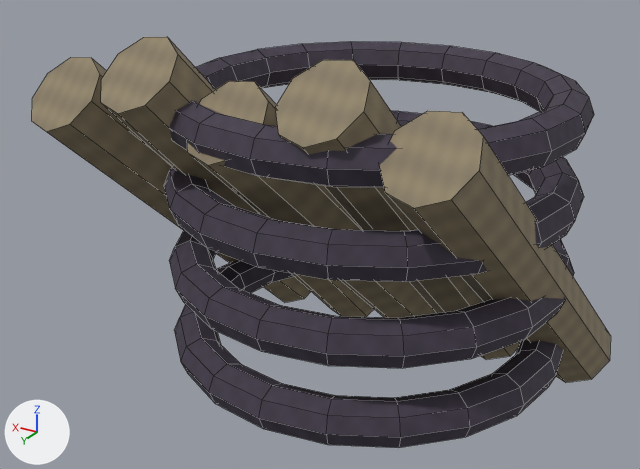
Before and after pictures for a commit that changed the Blender file assets/models/source/underworld-resource-titanbone.blend.
Both versions are drawn from a 50 mm lens placed at (-0.158, 0.305, 0.244), pointed at (0.019, 0.009, 0.096). Arrows for +X, +Y and +Z are at lower left; the lights stay in place. The older version comes first. Mesh edges are drawn as thin lines.

Objects in the first picture: 'bone-0', 'bone-1', 'bone-2', 'bone-3', 'bone-4', 'bone-bind-0', 'bone-bind-1', 'bone-bind-2', 'bone-bind-3'.
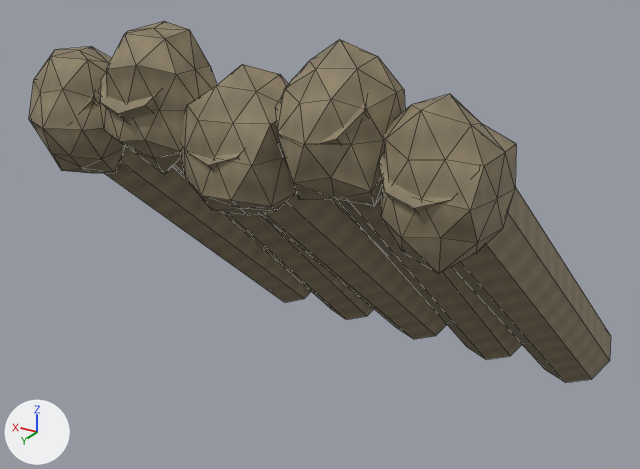
What differs and where, as boxes (x1, y1, x2, y2) in the pictures (640 x 469 px):
'bone-bind-3', deleted
    before: (169, 41, 594, 188)
'bone-bind-0', deleted
    before: (174, 260, 563, 448)
'bone-bind-1', deleted
    before: (169, 230, 574, 368)
'bone-bind-2', deleted
    before: (164, 111, 584, 282)
'worn-joint-0', added (brown)
    after: (381, 94, 516, 273)
'worn-joint-1', added (brown)
    after: (276, 40, 405, 206)
'worn-joint-2', added (brown)
    after: (181, 64, 297, 215)
'worn-joint-3', added (brown)
    after: (99, 21, 217, 174)
'worn-joint-4', added (brown)
    after: (29, 46, 126, 173)

Patch to the scene script:
```diff
--- a/assets/models/source/underworld-resource-titanbone.blend.py
+++ b/assets/models/source/underworld-resource-titanbone.blend.py
@@ me_icosphere_004 @@
+me_icosphere_004.from_pydata(...)  # 42 vertices, 80 faces; spans x -0.0232..0.0232, y -0.0202..0.0202, z -0.0254..0.0254
+me_icosphere_004.materials.append(mat_magenheim_material_item_underworld_resource_titanbone_primary_titanbone)
@@ me_icosphere_003 @@
+me_icosphere_003.from_pydata(...)  # 42 vertices, 80 faces; spans x -0.0245..0.0245, y -0.0181..0.0181, z -0.0277..0.0277
+me_icosphere_003.materials.append(mat_magenheim_material_item_underworld_resource_titanbone_primary_titanbone)
@@ me_icosphere_002 @@
+me_icosphere_002.from_pydata(...)  # 42 vertices, 80 faces; spans x -0.0236..0.0236, y -0.0189..0.0189, z -0.0276..0.0276
+me_icosphere_002.materials.append(mat_magenheim_material_item_underworld_resource_titanbone_primary_titanbone)
@@ me_icosphere_001 @@
+me_icosphere_001.from_pydata(...)  # 42 vertices, 80 faces; spans x -0.0233..0.0233, y -0.0218..0.0218, z -0.0268..0.0268
+me_icosphere_001.materials.append(mat_magenheim_material_item_underworld_resource_titanbone_primary_titanbone)
@@ me_icosphere @@
+me_icosphere.from_pydata(...)  # 42 vertices, 80 faces; spans x -0.023..0.023, y -0.018..0.018, z -0.0268..0.0268
+me_icosphere.materials.append(mat_magenheim_material_item_underworld_resource_titanbone_primary_titanbone)
@@ ob_bone_bind_0 @@
-ob_bone_bind_0 = bpy.data.objects.new('bone-bind-0', me_torus)
-ob_bone_bind_0.location = (0.0, 0.0, 0.055)
@@ ob_bone_bind_1 @@
-ob_bone_bind_1 = bpy.data.objects.new('bone-bind-1', me_torus_001)
-ob_bone_bind_1.location = (0.0, 0.0, 0.088)
@@ ob_bone_bind_2 @@
-ob_bone_bind_2 = bpy.data.objects.new('bone-bind-2', me_torus_002)
-ob_bone_bind_2.location = (0.0, 0.0, 0.121)
@@ ob_bone_bind_3 @@
-ob_bone_bind_3 = bpy.data.objects.new('bone-bind-3', me_torus_003)
-ob_bone_bind_3.location = (0.0, 0.0, 0.154)
@@ ob_worn_joint_4 @@
+ob_worn_joint_4 = bpy.data.objects.new('worn-joint-4', me_icosphere_004)
+ob_worn_joint_4.location = (0.0934, 0.0641, 0.1498)
@@ ob_worn_joint_3 @@
+ob_worn_joint_3 = bpy.data.objects.new('worn-joint-3', me_icosphere_003)
+ob_worn_joint_3.location = (0.0554, 0.0619, 0.1597)
@@ ob_worn_joint_2 @@
+ob_worn_joint_2 = bpy.data.objects.new('worn-joint-2', me_icosphere_002)
+ob_worn_joint_2.location = (0.0189, 0.0619, 0.1508)
@@ ob_worn_joint_1 @@
+ob_worn_joint_1 = bpy.data.objects.new('worn-joint-1', me_icosphere_001)
+ob_worn_joint_1.location = (-0.018, 0.0618, 0.1635)
@@ ob_worn_joint_0 @@
+ob_worn_joint_0 = bpy.data.objects.new('worn-joint-0', me_icosphere)
+ob_worn_joint_0.location = (-0.0556, 0.0619, 0.1511)
```
